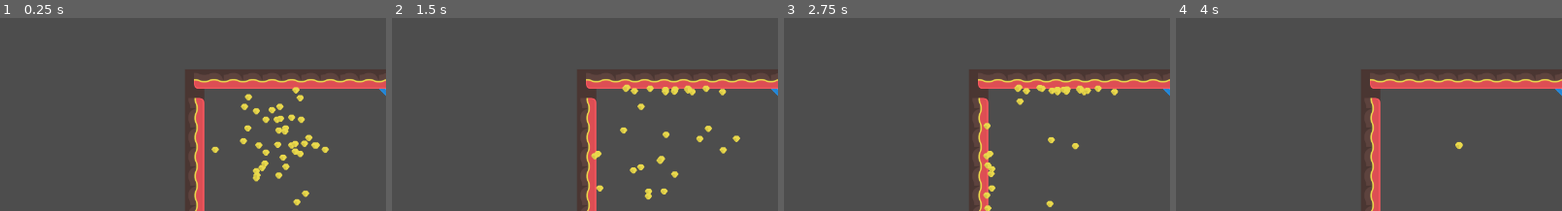
Above: before the commit, frames 1-4 (left to right).
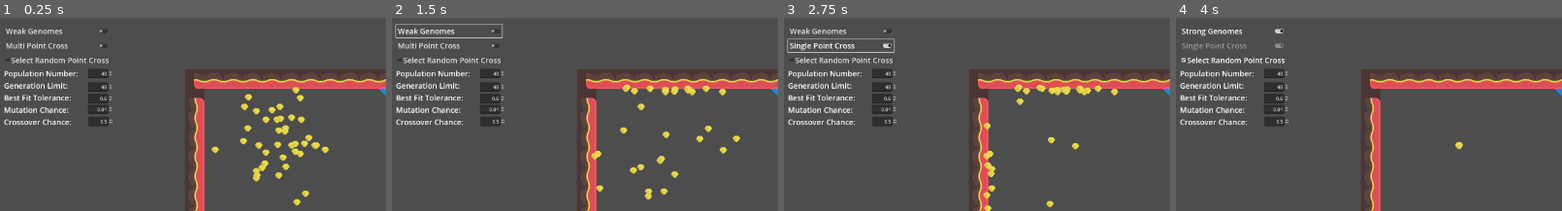
Above: after the commit, the same moments.

Repository: AliClark2023/GATraversal
Game: Godot game, scene res://Scenes/simulation.tscn
The game is run twice, just before and just after one commit, with the same random seed, the same clock (stepped at 60 frames per second) and the same inputs.
Inputs (mouse positions are % of the whole screen's width and height, from its top left):
- Up to frame 1 (0.25 s): no input
- Up to frame 2 (1.5 s): click (7, 3) at 0.5 s, where only the run after the commit has a clickable "Weak Genomes"; click (7, 3) at 1.25 s, where only the run after the commit has a clickable "Strong Genomes"
- Up to frame 3 (2.75 s): click (7, 7) at 2 s, where only the run after the commit has a clickable "Multi Point Cross"
- Up to frame 4 (4 s): click (7, 11) at 2.75 s, where only the run after the commit has a clickable "Select Random Point Cross"; click (7, 3) at 3.5 s, where only the run after the commit has a clickable "Weak Genomes"
The pictures show only the part of the screen within x 0-50%, y 0-50%; the shares and areas given below are measured in that part.

The runs differ from the first frame. In frame 1, 3.6% of the frame differs, in the area x 1-30%, y 5-56%; in frame 2, 3.9%; in frame 3, 4.0%, in the area x 0-30%, y 5-56%; in frame 4, 3.6%.

Commit message:
UI partially implemented
Need to link UI to global variables
Need to pause simulation at start of program
Need to toggle pause of simulation after each generation

Diff:
--- a/Scenes/simulation.gd
+++ b/Scenes/simulation.gd
@@ -2,16 +2,12 @@
 
 @onready var spawner = $SpawnFolder
 @onready var goal = $Goal
-@export var spawnAmount: int = 100
-@export var genomeThreshold: float = 0.6
-@export var distanceToGoal: float = 0.0
-
+## replace with global spawn number
+@export var spawnAmount: int = Global.creaturesToSpawn
+@export var genomeThreshold: float = Global.bestFitTolerance
 
 # Called when the node enters the scene tree for the first time.
 func _ready() -> void:
-	# remove if not needed
-	distanceToGoal = ((spawner.global_position.distance_to(goal.global_position)))
-
 	# initialse Generation arrays if not done so already
 	if Global.previousGen.size() == 0:
 		initialiseGenArray()
@@ -28,26 +24,23 @@
 func spawnCreatures() ->void:
 	# other generations
 	if Global.bestDNA:
+		## reset index, to be used in creature creation for gen2 onwards
 		Global.geneIdx = 0
-		## next generation method goes here, contains
-		## selection, crossover and mutation methods
-
-		# method testing
-		selectWeak()
-		#singlePCross()
-		#multiPCross()
-		randomPCross()
-		destMutation()
-
+
+		## creates next gen based on simulation results
+		nextGenCreation()
+
+		## spawns creatures with info from next gen array
 		for i in spawnAmount:
 			var creature := preload("res://Scenes/creature.tscn").instantiate()
 			creature.firstGen = false
 			spawner.add_child(creature)
 			Global.geneIdx += 1
 
+		## sets each creature alive
 		for creature in spawner.get_children():
 			creature.alive = true
-	# first generation
+	## first generation
 	else:
 		for i in spawnAmount:
 			var creature := preload("res://Scenes/creature.tscn").instantiate()
@@ -55,6 +48,7 @@
 			creature.alive = true
 			spawner.add_child(creature)
 
+## initialises global arrays
 func initialiseGenArray() -> void:
 	for i in spawnAmount:
 		var genome = []
@@ -68,7 +62,7 @@
 			genome.append(Vector2.ZERO)
 		Global.nextGen.append([genome, 0.0])
 
-# checks game state every timeout
+## checks game state every timeout (set to 1s)
 func _on_timer_timeout() -> void:
 	var numOfDead:int = 0
 	# checks if all creatures are dead
@@ -79,7 +73,7 @@
 	# debug
 	#print("number of dead" + str(numOfDead))
 
-	# determines best fitness when all creatures are dead lower = better
+	## determines best fitness when all creatures are dead lower = better
 	if numOfDead == spawnAmount:
 		var bestFitnessSoFar:float = 10000000.0
 		var idOfBestFit: int = 0
@@ -90,7 +84,7 @@
 				idOfBestFit = i
 				bestFitnessSoFar = fitness
 
-			# adding to previous gen array
+			## adding to previous gen array
 			for j in spawner.get_child(i).genomeSize:
 				Global.previousGen[i][0][j] = spawner.get_child(i).genome[j]
 			Global.previousGen[i][1] = fitness
@@ -100,33 +94,51 @@
 			Global.bestDNA = spawner.get_child(idOfBestFit).genome
 
 		Global.generationNum +=1
-		print("Reached Goal" + str(Global.numReachedGoal))
-		print("Closest distance" + str(Global.bestFit))
-		get_tree().reload_current_scene()
+		#print("Reached Goal" + str(Global.numReachedGoal))
+		#print("Closest distance" + str(Global.bestFit))
+
+		## move condition to start of timeout
+		## add condition to reload scene if input have changed
+		if (Global.generationNum >= Global.generationLimit):
+			pass
+		else:
+			get_tree().reload_current_scene()
 
 ## uses a selection method, crossover, mutation to create next generation
 func nextGenCreation() -> void:
 	## assign via UI
-	var strongGenomes: bool = false;
-	var weakerGenomes: bool = false;
-
-	selectStrong()
-	selectWeak()
-	pass
-
-# mutation functions (entire genome)
-
+	var strongGenomes: bool = Global.strongGenomes
+	var singlePointCross: bool = Global.singlePointCross
+	var randomPointCross: bool = Global.randomPointCross
+
+	## selection method
+	if strongGenomes:
+		selectStrong()
+	else:
+		selectWeak()
+
+	if randomPointCross:
+		randomPCross()
+	else:
+		if singlePointCross:
+			singlePCross()
+		else:
+			multiPCross()
+
+	## has chance to mutate within function
+	destMutation()
+
+## mutation functions (entire genome)
 ## keeps mutated genome regardless of fitness
 func destMutation() -> void:
-	## testing new method
 	# make UI adjustable
-	var mutationFactor: float = 0.15
+	var mutationChance: float = 0.01
 	# each genome will have a % chance of mutating
 	for i in spawnAmount:
 		var rdm : float = randf()
-		if rdm < mutationFactor:
+		if rdm < mutationChance:
 			#print("mutating")
-			# creation of new genome
+			# creation of new genome or mutate part of genome?
 			for j in Global.genomeSize:
 				var v:= Vector2(randi_range(-1,1), randi_range(-1,1)).normalized() * Global.creatureSpeed
 				Global.nextGen[i][0][j] = v
@@ -141,6 +153,7 @@
 ## will select genomes that are within a thresold of the best fitness
 ## or will create strong genome from best fit +- a percentage (available on UI)
 func selectStrong() -> void:
+	print("selecting strong")
 	for i in spawnAmount:
 		var strongThreshold: float = genomeThreshold * Global.bestFit
 		var currentFitness: float = Global.previousGen[i][1]
@@ -163,6 +176,7 @@
 ## some weak survive (50% of the weak), change to UI variable
 ## strong selection based on same method on selectStrong
 func selectWeak() -> void:
+	print("selecting weak")
 	var selectWeakChance :float = 0.5
 	for i in spawnAmount:
 		var rdm = randf()
@@ -187,83 +201,98 @@
 
 ## cross-over functions (spawn amount and arrays need to be even numbered)
 ## crossover from a specified index point onwards (point to be adjusted in UI)
+## chance of crossover to occur (adhusted through UI)
 func singlePCross() -> void:
+	print("Single Pcross enabled")
+	var crossoverChance: float = 0.5
 	for i in range(0, spawnAmount, 2):
-		# assiging parents
-		var parent1 = Global.nextGen[i][0]
-		var parent2 = Global.nextGen[i+1][0]
-		var child1 =  parent1.duplicate(true)
-		var child2 = parent2.duplicate(true)
-
-		# crossover point is around halfway along genome (adjust through UI)
-		for j in range(Global.genomeSize/2, Global.genomeSize):
-			var par1 = parent1[j]
-			var par2 = parent2[j]
-
-			child1[j] = par2
-			child2[j] = par1
-			#print("child1" + str(child1[j]))
-			#print("child2" + str(child2[j]))
-			pass
-
-		# writing child to next gen array
-		Global.nextGen[i][0] = child1
-		Global.nextGen[i+1][0] = child2
-		pass
-	pass
+		var rdm: float = randf()
+		if rdm < crossoverChance:
+			#print ("single P crossover")
+			# assiging parents
+			var parent1 = Global.nextGen[i][0]
+			var parent2 = Global.nextGen[i+1][0]
+			var child1 =  parent1.duplicate(true)
+			var child2 = parent2.duplicate(true)
+
+			# crossover point is around halfway along genome (adjust through UI)
+			for j in range(Global.genomeSize/2, Global.genomeSize):
+				var par1 = parent1[j]
+				var par2 = parent2[j]
+
+				child1[j] = par2
+				child2[j] = par1
+				#print("child1" + str(child1[j]))
+				#print("child2" + str(child2[j]))
+				pass
+
+			# writing child to next gen array
+			Global.nextGen[i][0] = child1
+			Global.nextGen[i+1][0] = child2
 
 ## crossover between two index points (points to be adjusted in UI)
 func multiPCross() -> void:
+	print("Multi Pcross enabled")
+	var crossoverChance: float = 0.5
 	for i in range(0, spawnAmount, 2):
-		# assiging parents
-		var parent1 = Global.nextGen[i][0]
-		var parent2 = Global.nextGen[i+1][0]
-		var child1 =  parent1.duplicate(true)
-		var child2 = parent2.duplicate(true)
-		## cross-overpoints (make Available in UI, between 0 and 75(genomesize))
-		var indexStart: int = Global.genomeSize/5
-		var indexEnd: int = Global.genomeSize/1.5
-
-		# crossover point is around halfway along genome (adjust through UI)
-		for j in range(indexStart, indexEnd):
-			var par1 = parent1[j]
-			var par2 = parent2[j]
-
-			child1[j] = par2
-			child2[j] = par1
-			#print("child1" + str(child1[j]))
-			#print("child2" + str(child2[j]))
+		var rdm: float = randf()
+		if rdm < crossoverChance:
+			#print ("multi P crossover")
+			# assiging parents
+			var parent1 = Global.nextGen[i][0]
+			var parent2 = Global.nextGen[i+1][0]
+			var child1 =  parent1.duplicate(true)
+			var child2 = parent2.duplicate(true)
+			## cross-overpoints (make Available in UI, between 0 and 75(genomesize))
+			var indexStart: int = Global.genomeSize/5
+			var indexEnd: int = Global.genomeSize/1.5
+
+			# crossover point is around halfway along genome (adjust through UI)
+			for j in range(indexStart, indexEnd):
+				var par1 = parent1[j]
+				var par2 = parent2[j]
+
+				child1[j] = par2
+				child2[j] = par1
+				#print("child1" + str(child1[j]))
+				#print("child2" + str(child2[j]))
+				pass
+
+			# writing child to next gen array
+			Global.nextGen[i][0] = child1
+			Global.nextGen[i+1][0] = child2
 			pass
-
-		# writing child to next gen array
-		Global.nextGen[i][0] = child1
-		Global.nextGen[i+1][0] = child2
-		pass
 	pass
 
 ## crossover from a random index point onwards
 func randomPCross() -> void:
+	print("Random Pcross enabled")
+	var crossoverChance: float = 0.5
+
 	for i in range(0, spawnAmount, 2):
-		# assiging parents
-		var parent1 = Global.nextGen[i][0]
-		var parent2 = Global.nextGen[i+1][0]
-		var child1 =  parent1.duplicate(true)
-		var child2 = parent2.duplicate(true)
-		# creating random cross-over point
-		var rdmIdx: float = randi_range(0, Global.genomeSize)
-
-		# crossover point is around halfway along genome (adjust through UI)
-		for j in range(rdmIdx, Global.genomeSize):
-			var par1 = parent1[j]
-			var par2 = parent2[j]
-
-			child1[j] = par2
-			child2[j] = par1
-			#print("child1" + str(child1[j]))
-			#print("child2" + str(child2[j]))
+		var rdm: float = randf()
+		if rdm < crossoverChance:
+			print ("random P crossover")
+			# assiging parents
+			var parent1 = Global.nextGen[i][0]
+			var parent2 = Global.nextGen[i+1][0]
+			var child1 =  parent1.duplicate(true)
+			var child2 = parent2.duplicate(true)
+			# creating random cross-over point
+			var rdmIdx: float = randi_range(0, Global.genomeSize)
+
+			# crossover point is randomly along genome
+			for j in range(rdmIdx, Global.genomeSize):
+				var par1 = parent1[j]
+				var par2 = parent2[j]
+
+				child1[j] = par2
+				child2[j] = par1
+				#print("child1" + str(child1[j]))
+				#print("child2" + str(child2[j]))
+				pass
+
+			# writing child to next gen array
+			Global.nextGen[i][0] = child1
+			Global.nextGen[i+1][0] = child2
 			pass
-
-		# writing child to next gen array
-		Global.nextGen[i][0] = child1
-		Global.nextGen[i+1][0] = child2
-		pass
--- a/Scenes/simulation.tscn
+++ b/Scenes/simulation.tscn
@@ -1,8 +1,9 @@
-[gd_scene load_steps=6 format=4 uid="uid://cc7ox3dkky11r"]
+[gd_scene load_steps=7 format=4 uid="uid://cc7ox3dkky11r"]
 
 [ext_resource type="Script" path="res://Scenes/simulation.gd" id="1_82acu"]
 [ext_resource type="Texture2D" uid="uid://dg3yqld3gdehd" path="res://Assets/tilesheet_complete.png" id="1_kmcyq"]
 [ext_resource type="PackedScene" uid="uid://clcb3u6hm1f0i" path="res://Scenes/goal.tscn" id="3_b3odl"]
+[ext_resource type="PackedScene" uid="uid://donjoi8h3hos7" path="res://Scenes/ui.tscn" id="4_h0d2d"]
 
 [sub_resource type="TileSetAtlasSource" id="TileSetAtlasSource_ecq0l"]
 texture = ExtResource("1_kmcyq")
@@ -287,8 +288,6 @@
 
 [node name="Simulation" type="Node2D"]
 script = ExtResource("1_82acu")
-spawnAmount = 40
-genomeThreshold = 0.4
 
 [node name="Camera2D" type="Camera2D" parent="."]
 position = Vector2(670, 547)
@@ -308,4 +307,10 @@
 [node name="Timer" type="Timer" parent="."]
 autostart = true
 
+[node name="UI" parent="." instance=ExtResource("4_h0d2d")]
+offset_left = -597.0
+offset_top = -148.0
+offset_right = -597.0
+offset_bottom = -148.0
+
 [connection signal="timeout" from="Timer" to="." method="_on_timer_timeout"]
--- /dev/null
+++ b/Scenes/ui.tscn
@@ -0,0 +1,142 @@
+[gd_scene load_steps=2 format=3 uid="uid://donjoi8h3hos7"]
+
+[ext_resource type="Script" path="res://Scripts/menu.gd" id="1_1s0fa"]
+
+[node name="UI" type="Control"]
+layout_mode = 3
+anchors_preset = 9
+anchor_bottom = 1.0
+offset_right = 262.0
+grow_vertical = 2
+
+[node name="Panel" type="Panel" parent="."]
+layout_mode = 1
+anchors_preset = 9
+anchor_bottom = 1.0
+offset_right = 261.0
+grow_vertical = 2
+
+[node name="Background" type="ColorRect" parent="Panel"]
+layout_mode = 1
+anchors_preset = 15
+anchor_right = 1.0
+anchor_bottom = 1.0
+offset_right = 99.0
+grow_horizontal = 2
+grow_vertical = 2
+size_flags_vertical = 3
+color = Color(0.099, 0, 0.27, 1)
+
+[node name="Menu" type="VBoxContainer" parent="."]
+layout_mode = 0
+offset_right = 350.0
+offset_bottom = 722.0
+theme_override_constants/separation = 5
+script = ExtResource("1_1s0fa")
+
+[node name="SelectionMethod" type="CheckButton" parent="Menu"]
+layout_mode = 2
+theme_override_font_sizes/font_size = 25
+text = "Weak Genomes
+"
+
+[node name="CrossMethod" type="CheckButton" parent="Menu"]
+layout_mode = 2
+theme_override_font_sizes/font_size = 25
+text = "Multi Point Cross
+"
+
+[node name="RandomPointCross" type="CheckBox" parent="Menu"]
+layout_mode = 2
+theme_override_font_sizes/font_size = 25
+text = "Select Random Point Cross"
+
+[node name="Population" type="Label" parent="Menu"]
+layout_mode = 2
+theme_override_font_sizes/font_size = 25
+text = "Population Number:
+"
+
+[node name="Input" type="SpinBox" parent="Menu/Population"]
+layout_mode = 0
+offset_left = 277.0
+offset_top = 2.0
+offset_right = 360.063
+offset_bottom = 33.0
+min_value = 20.0
+max_value = 200.0
+step = 2.0
+value = 20.0
+alignment = 2
+
+[node name="GenerationLimit" type="Label" parent="Menu"]
+layout_mode = 2
+theme_override_font_sizes/font_size = 25
+text = "Generation Limit:
+"
+
+[node name="Input" type="SpinBox" parent="Menu/GenerationLimit"]
+layout_mode = 0
+offset_left = 277.0
+offset_top = 6.0
+offset_right = 360.063
+offset_bottom = 37.0
+min_value = 30.0
+value = 30.0
+alignment = 2
+
+[node name="BestFitTolerance" type="Label" parent="Menu"]
+layout_mode = 2
+theme_override_font_sizes/font_size = 25
+text = "Best Fit Tolerance:
+"
+
+[node name="Input" type="SpinBox" parent="Menu/BestFitTolerance"]
+layout_mode = 0
+offset_left = 277.0
+offset_top = 4.0
+offset_right = 360.063
+offset_bottom = 35.0
+min_value = 0.1
+max_value = 1.0
+step = 0.05
+value = 0.1
+alignment = 2
+
+[node name="MutationChance" type="Label" parent="Menu"]
+layout_mode = 2
+theme_override_font_sizes/font_size = 25
+text = "Mutation Chance:
+"
+
+[node name="Input" type="SpinBox" parent="Menu/MutationChance"]
+layout_mode = 0
+offset_left = 277.0
+offset_right = 360.063
+offset_bottom = 31.0
+min_value = 0.01
+max_value = 1.0
+step = 0.01
+value = 0.01
+alignment = 2
+
+[node name="CrossoverChance" type="Label" parent="Menu"]
+layout_mode = 2
+theme_override_font_sizes/font_size = 25
+text = "Crossover Chance:
+"
+
+[node name="Input" type="SpinBox" parent="Menu/CrossoverChance"]
+layout_mode = 0
+offset_left = 278.0
+offset_right = 361.063
+offset_bottom = 31.0
+min_value = 0.01
+max_value = 1.0
+step = 0.01
+value = 0.01
+alignment = 2
+
+[connection signal="toggled" from="Menu/SelectionMethod" to="Menu" method="_on_selection_method_toggled"]
+[connection signal="toggled" from="Menu/CrossMethod" to="Menu" method="_on_cross_method_toggled"]
+[connection signal="toggled" from="Menu/RandomPointCross" to="Menu" method="_on_random_point_cross_toggled"]
--- a/Scripts/Global.gd
+++ b/Scripts/Global.gd
@@ -4,8 +4,6 @@
 # need to manually rest if using multiple simulation scenes
 
 var genomeSize: int = 75
-var creatureSpeed: float = 20.0
-
 var bestDNA
 var bestFit: float = 1000000.0
 var generationNum: int = 0
@@ -13,3 +11,17 @@
 var nextGen=[]
 var geneIdx: int = 0
 var numReachedGoal: int = 0
+var creatureSpeed: float = 20.0
+
+## UI variables to be created and used
+## generation features
+var generationLimit: int = 40
+var creaturesToSpawn: int = 40
+var bestFitTolerance: float = 0.6
+## operation selection (done)
+var strongGenomes: bool = false
+var singlePointCross: bool = false
+var randomPointCross: bool = false
+## operation chances
+var mutationChance: float = 0.01
+var crossoverChance: float = 0.5
--- /dev/null
+++ b/Scripts/menu.gd
@@ -0,0 +1,82 @@
+extends VBoxContainer
+## obtaining input refrences
+@onready var rdmPointCross = $RandomPointCross
+@onready var selection = $SelectionMethod
+@onready var crossMethod = $CrossMethod
+@onready var population = $Population/Input
+@onready var generationLimit = $GenerationLimit/Input
+@onready var bestFitTolerance = $BestFitTolerance/Input
+@onready var mutationChance = $MutationChance/Input
+@onready var crossoverChance = $CrossoverChance/Input
+
+# Called when the node enters the scene tree for the first time.
+## since scene resets after every generation, need to check status of the bool variables
+func _ready() -> void:
+	if Global.strongGenomes:
+		selection.set_pressed_no_signal(true)
+		selection.text = ("Strong Genomes")
+	else:
+		selection.set_pressed_no_signal(false)
+		selection.text = ("Weak Genomes")
+
+	if Global.singlePointCross:
+		crossMethod.set_pressed_no_signal(true)
+		crossMethod.text = ("Single Point Cross")
+	else:
+		crossMethod.set_pressed_no_signal(false)
+		crossMethod.text = ("Multi Point Cross")
+
+	if Global.randomPointCross:
+		rdmPointCross.set_pressed_no_signal(true)
+		crossMethod.set_disabled(true)
+	else:
+		rdmPointCross.set_pressed_no_signal(false)
+		crossMethod.set_disabled(false)
+
+	_defaultInputs()
+	pass # Replace with function body.
+
+
+# Called every frame. 'delta' is the elapsed time since the previous frame.
+func _process(delta: float) -> void:
+	pass
+## sets all ui inputs to their default values, according to Global.gd
+func _defaultInputs() -> void:
+	population.set_value_no_signal(Global.creaturesToSpawn)
+	generationLimit.set_value_no_signal(Global.generationLimit)
+	bestFitTolerance.set_value_no_signal(Global.bestFitTolerance)
+	mutationChance.set_value_no_signal(Global.mutationChance)
+	crossoverChance.set_value_no_signal(Global.crossoverChance)
+	pass
+func _on_random_point_cross_pressed() -> void:
+	Global.randomPointCross = !Global.randomPointCross
+	pass # Replace with function body.
+
+func _on_random_point_cross_toggled(toggled_on: bool) -> void:
+	if toggled_on:
+		Global.randomPointCross = !Global.randomPointCross
+		crossMethod.set_disabled(true)
+	else:
+		Global.randomPointCross = !Global.randomPointCross
+		crossMethod.set_disabled(false)
+
+	pass # Replace with function body.
+
+func _on_selection_method_toggled(toggled_on: bool) -> void:
+	if toggled_on:
+		Global.strongGenomes = !Global.strongGenomes
+		selection.text = ("Strong Genomes")
+	else:
+		Global.strongGenomes = !Global.strongGenomes
+		selection.text = ("Weak Genomes")
+	pass # Replace with function body.
+
+
+func _on_cross_method_toggled(toggled_on: bool) -> void:
+	if toggled_on:
+		Global.singlePointCross = !Global.singlePointCross
+		crossMethod.text = ("Single Point Cross")
+	else:
+		Global.singlePointCross = !Global.singlePointCross
+		crossMethod.text = ("Multi Point Cross")
+	pass # Replace with function body.
